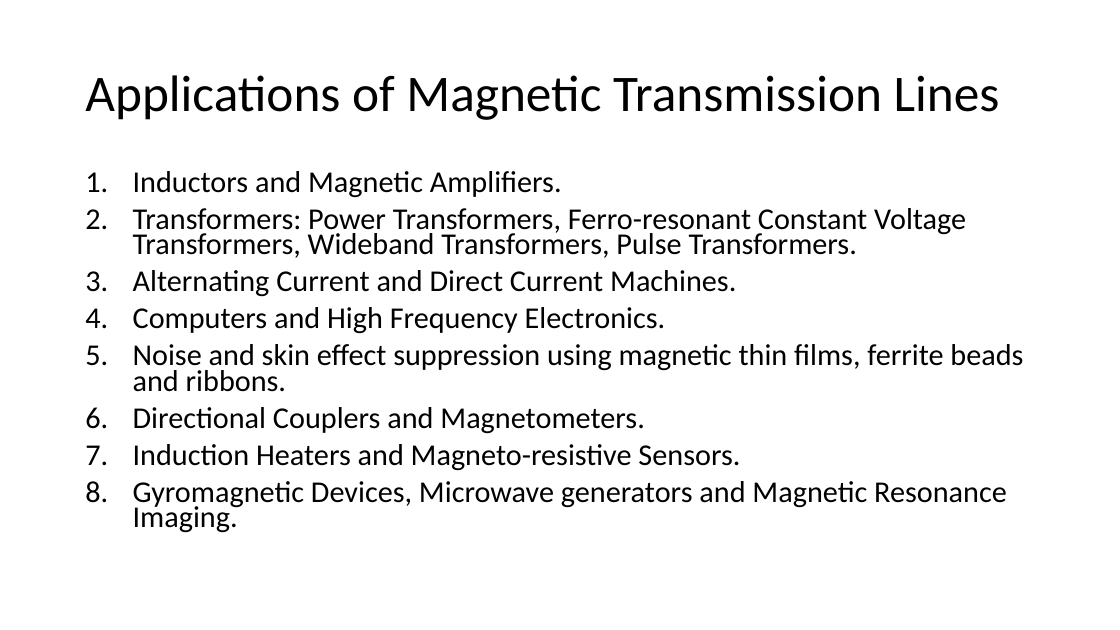
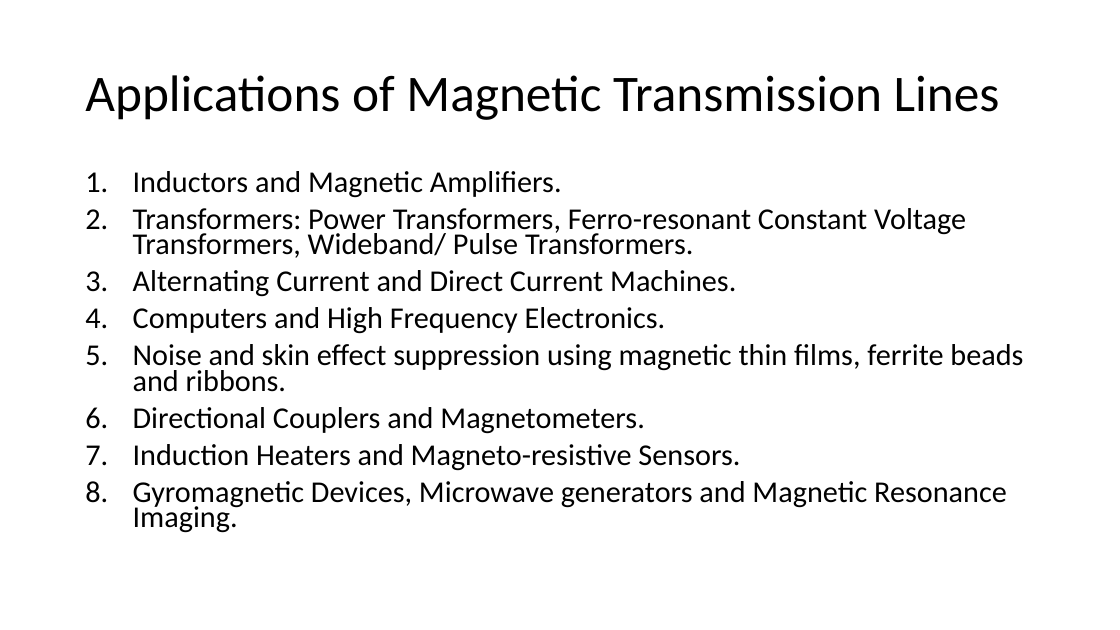
Before and after one commit to MuhammadShamaas1997/Electrical-Engineering, a slide deck: slide 4 of Thesis/Magnetic Transmission Lines/Thesis Proposal.pptx. Drawn at 1120x630 pixels with LibreOffice and Linux fonts; fonts in the diff are those of the drawing. Boxes give left, top, right and bottom in pixels: in the first picture for what was removed or moved away, otherwise in the second. Text is boxed around its words. In the diff, an @@ line names an element or a change of style, - is before the commit and + after.

```diff
--- a/Thesis/Magnetic Transmission Lines/Thesis Proposal.pptx
+++ b/Thesis/Magnetic Transmission Lines/Thesis Proposal.pptx
@@ text at [133, 208, 966, 258]: text changed @@
-2. Transformers: Power Transformers, Ferro-resonant Constant Voltage Transformers, Wideband Transformers, Pulse Transformers.
+2. Transformers: Power Transformers, Ferro-resonant Constant Voltage Transformers, Wideband/ Pulse Transformers.
```
Also in this commit, not shown: 21 other slides changed, 4 slides added, 2 slides removed.
